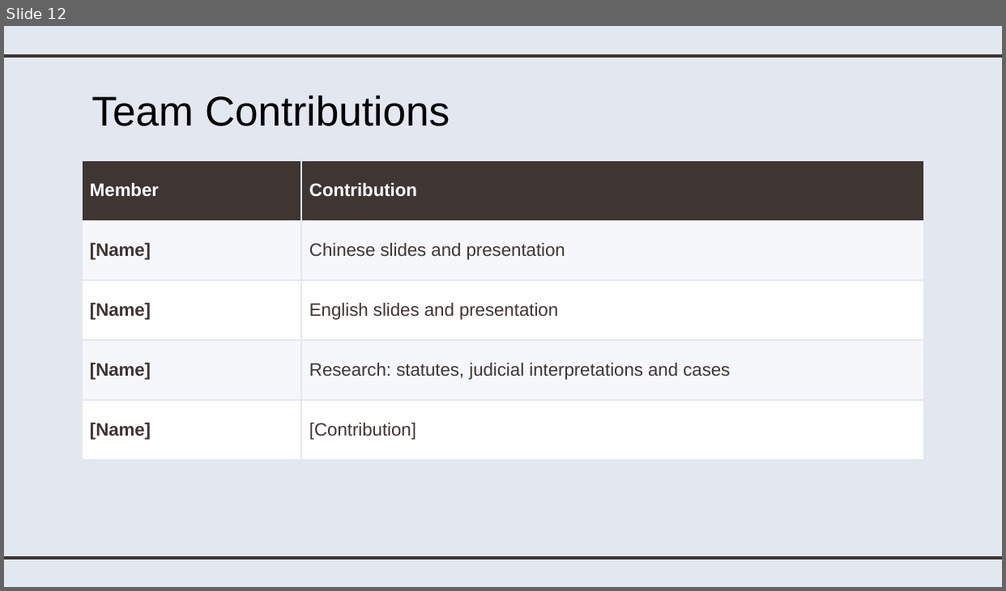
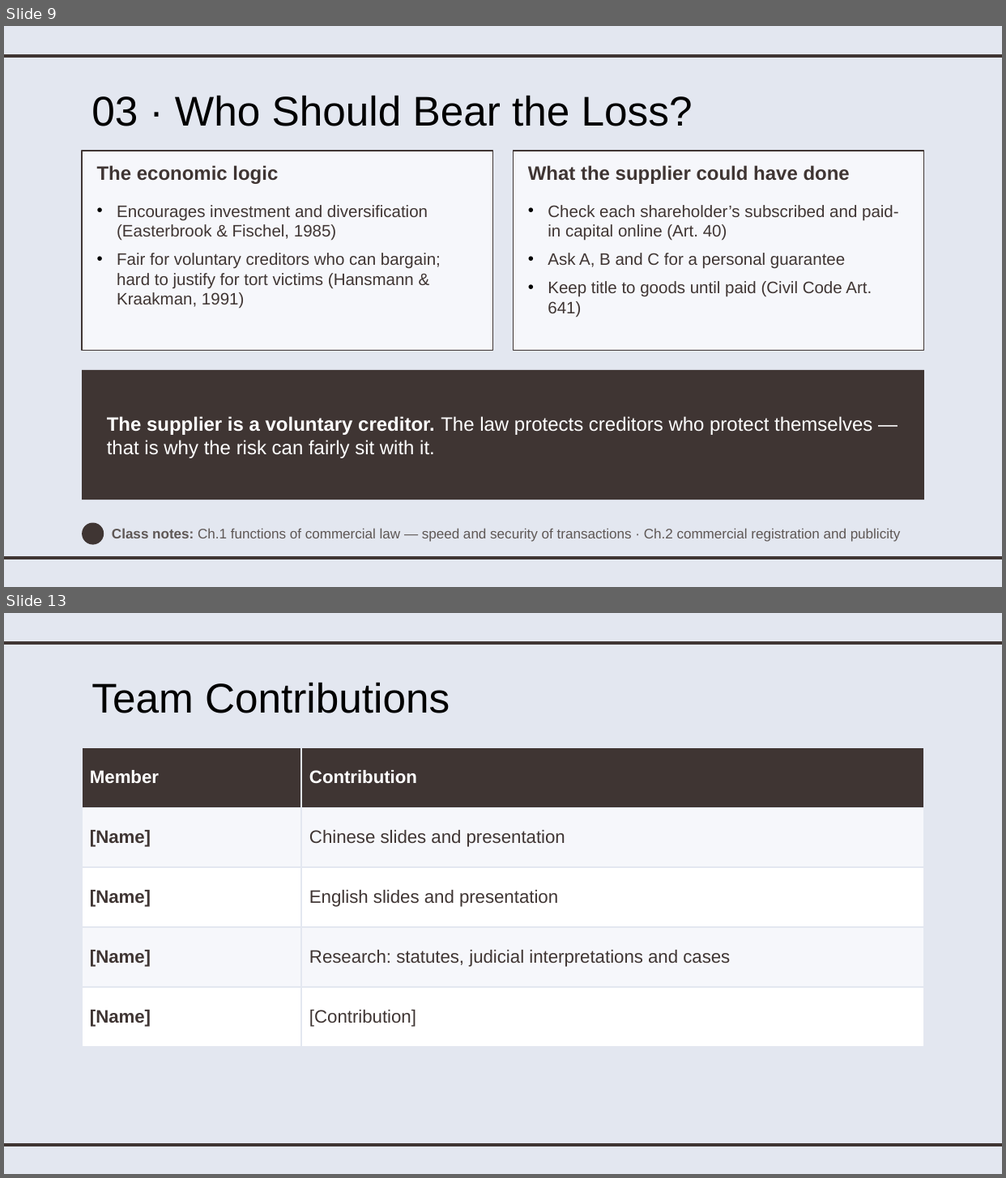
Before and after one commit to joycelynqxq-lab/my-project, a slide deck: 英文部分_English_Part.pptx. Shown one above the other, each under a label of ours: slide 12 before the commit, slides 9 and 13 after it; the slides between them are not shown. The pictures are 1006x591 and 1006x1178 pixels, drawn with LibreOffice and Linux fonts; fonts in the diff are those of the drawing. Boxes give left, top, right and bottom in pixels: in the first picture for what was removed or moved away, otherwise in the second. Text is boxed around its words. In the diff, an @@ line names an element or a change of style, - is before the commit and + after.

```diff
--- a/英文部分_English_Part.pptx
+++ b/英文部分_English_Part.pptx
@@ slide 9 added at bbox=[4, 26, 1002, 587], background #E3E7F0; not listed: 2 template elements that a slide beside it also shows @@
@@ title added at bbox=[91, 95, 692, 126], 30 pt, text #000000 @@
+03 · Who Should Bear the Loss?
@@ rectangle added at bbox=[82, 151, 493, 350], fill #F6F7FB, outline #3F3533 0.75 pt @@
@@ text added at bbox=[97, 165, 278, 184], 14 pt, text #3F3533, bold @@
+The economic logic
@@ rectangle added at bbox=[513, 151, 924, 350], fill #F6F7FB, outline #3F3533 0.75 pt @@
@@ text added at bbox=[528, 165, 850, 184], 14 pt, text #3F3533, bold @@
+What the supplier could have done
@@ text added at bbox=[117, 205, 441, 309], 12 pt, text #3F3533 @@
+• Encourages investment and diversification (Easterbrook & Fischel, 1985)
+• Fair for voluntary creditors who can bargain; hard to justify for tort victims (Hansmann & Kraakman, 1991)
@@ text added at bbox=[548, 205, 899, 318], 12 pt, text #3F3533 @@
+• Check each shareholder’s subscribed and paid-in capital online (Art. 40)
+• Ask A, B and C for a personal guarantee
+• Keep title to goods until paid (Civil Code Art. 641)
@@ rectangle added at bbox=[82, 370, 924, 500], fill #3F3533 @@
@@ text added at bbox=[107, 416, 872, 459], 14 pt, text #FFFFFF @@
+The supplier is a voluntary creditor. The law protects creditors who protect themselves — that is why the risk can fairly sit with it.
@@ ellipse added at bbox=[82, 523, 104, 545], fill #3F3533 @@
@@ text added at bbox=[112, 528, 901, 542], 10 pt, text #5E5755 @@
+Class notes: Ch.1 functions of commercial law — speed and security of transactions · Ch.2 commercial registration and publicity
@@ what was slide 12 is now slide 13 @@
```
Also in this commit, not shown: 3 slides changed, 9 other slides added, 9 slides removed, 1 other file.
